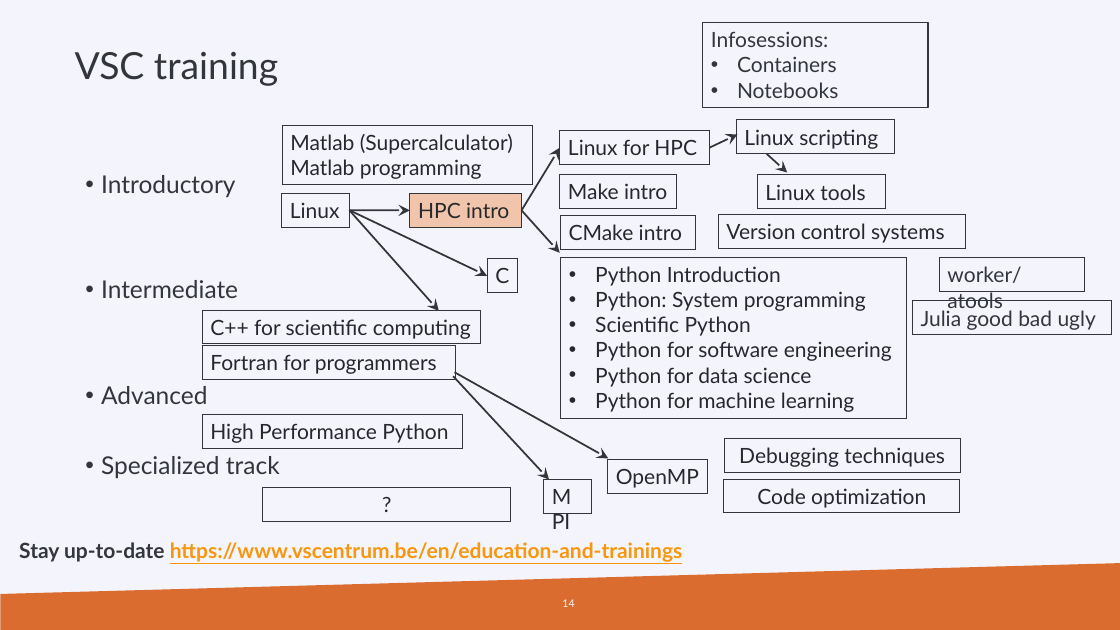
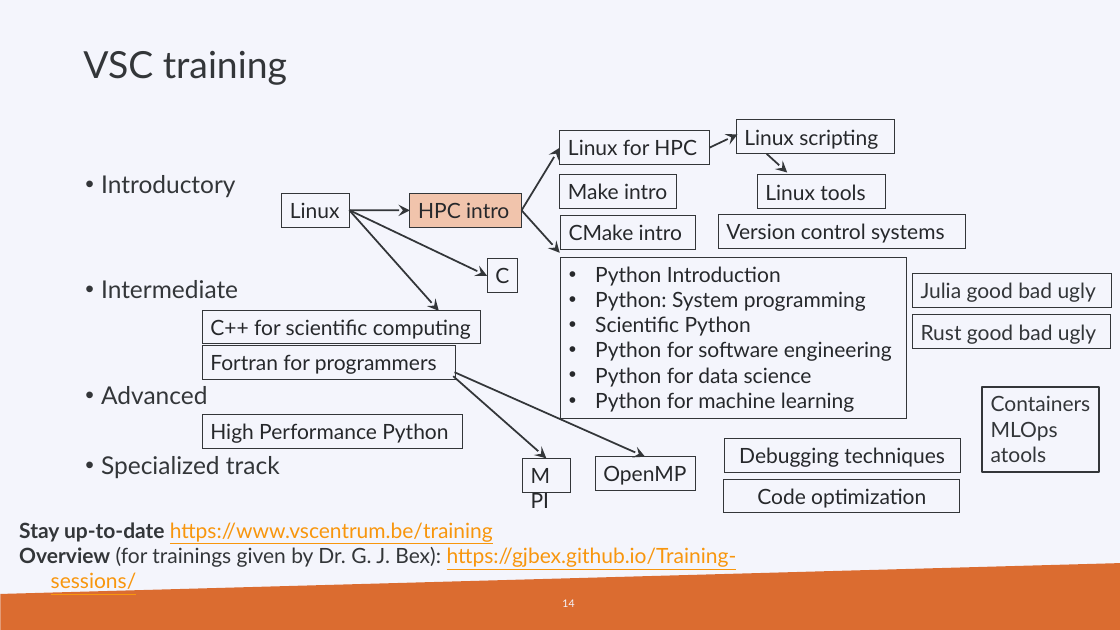
Before and after one commit to hpcleuven/HPC-intro, a slide deck: slide 14 of HPCintro.pptx. Drawn at 1120x630 pixels with LibreOffice and Linux fonts; fonts in the diff are those of the drawing; background and template pictures are left out. Boxes give left, top, right and bottom in pixels: in the first picture for what was removed or moved away, otherwise in the second. Text is boxed around its words. In the diff, an @@ line names an element or a change of style, - is before the commit and + after.

```diff
--- a/HPCintro.pptx
+++ b/HPCintro.pptx
@@ text "VSC training": place and size @@
-text "VSC training" at [75, 52, 278, 86]
+text "VSC training" at [83, 51, 287, 85]
@@ text in rectangle at [711, 31, 829, 47]: paragraph removed @@
-Infosessions:
@@ rectangle removed at [282, 125, 533, 185] @@
-Matlab (Supercalculator)
-Matlab programming
@@ rectangle removed at [939, 258, 1085, 292] @@
-worker/atools
@@ rectangle "Julia good bad ugly": place and size @@
-rectangle "Julia good bad ugly" at [912, 301, 1112, 334]
+rectangle "Julia good bad ugly" at [912, 273, 1112, 307]
@@ rectangle added at [912, 315, 1111, 349], outline #333639 0.75 pt, 18 pt, text #333639 @@
+Rust good bad ugly
@@ arrow moved from (453, 376) - (549, 480) to (453, 376) - (546, 459) @@
@@ arrow moved from (455, 372) - (608, 459) to (455, 372) - (645, 457) @@
@@ rectangle "Containers": place and size @@
-rectangle "Containers" at [702, 23, 928, 108]
+rectangle "Containers" at [982, 387, 1099, 472]
@@ text in rectangle at [991, 395, 1091, 411]: bullet • to none @@
@@ text in rectangle at [991, 422, 1058, 462]: text changed @@
-• Notebooks
+MLOps
+atools
@@ rectangle "MPI": place and size @@
-rectangle "MPI" at [544, 480, 592, 513]
+rectangle "MPI" at [523, 459, 571, 492]
@@ rectangle "OpenMP": place and size @@
-rectangle "OpenMP" at [607, 460, 707, 493]
+rectangle "OpenMP" at [595, 457, 695, 491]
@@ rectangle removed at [263, 488, 511, 522] @@
-?
@@ text at [19, 522, 737, 567]: text changed; bold off @@
-Stay up-to-date https://www.vscentrum.be/en/education-and-trainings
+Stay up-to-date https://www.vscentrum.be/training
+Overview (for trainings given by Dr. G. J. Bex): https://gjbex.github.io/Training-sessions/
```
Also in this commit, not shown: 14 other slides changed, 1 slide added, 2 slides removed.
